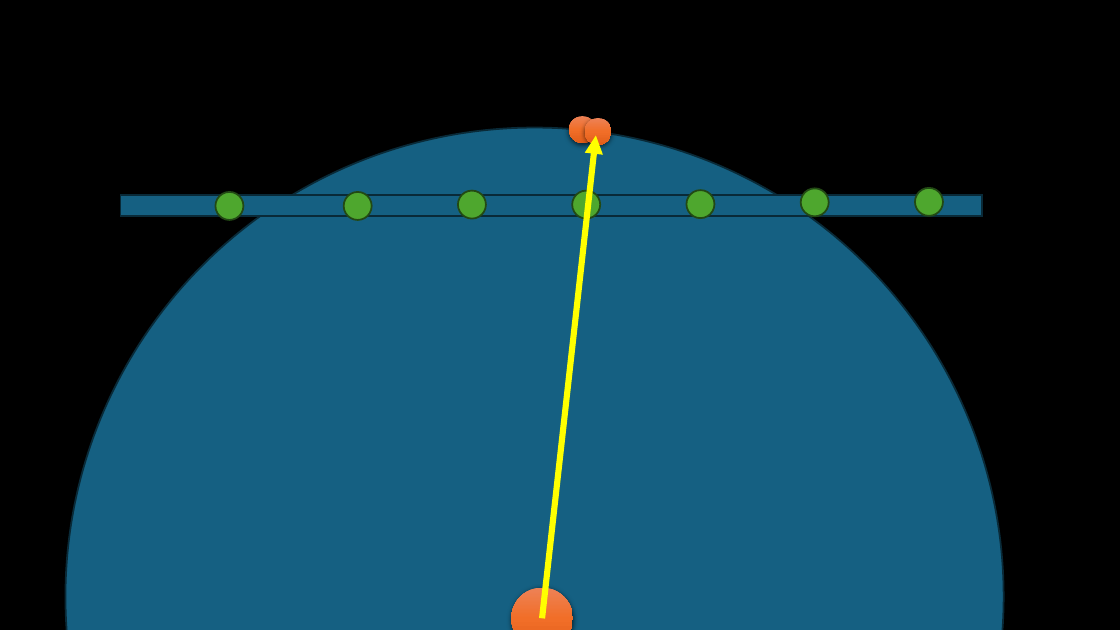
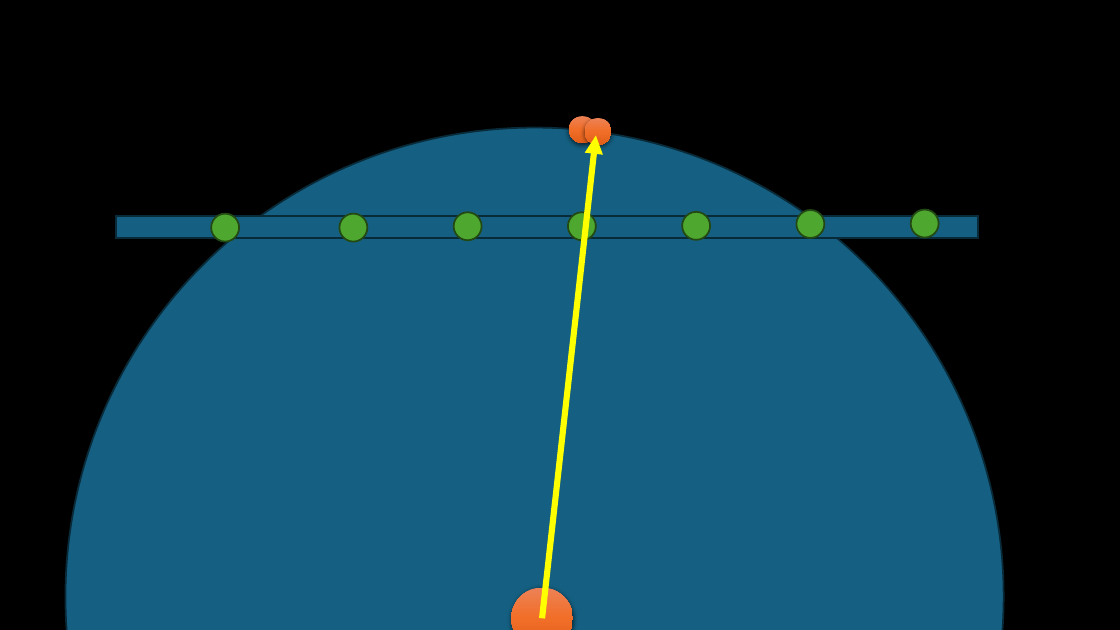
Before and after one commit to FeeneyCodes/GDP202425, a slide deck: slide 10 of 6022_Phys_2_(2025)/Day2Day/W02/Vertlet integration.pptx. Drawn at 1120x630 pixels with LibreOffice and Linux fonts; fonts in the diff are those of the drawing. Boxes give left, top, right and bottom in pixels: in the first picture for what was removed or moved away, otherwise in the second. Text is boxed around its words. In the diff, an @@ line names an element or a change of style, - is before the commit and + after.

```diff
--- a/6022_Phys_2_(2025)/Day2Day/W02/Vertlet integration.pptx
+++ b/6022_Phys_2_(2025)/Day2Day/W02/Vertlet integration.pptx
@@ 7 ellipses, 1 rectangle: place and size @@
-7 ellipses, 1 rectangle at <box>121,188,983,219</box>
+7 ellipses, 1 rectangle at <box>116,209,978,241</box>
```
Also in this commit, not shown: 1 other slide changed, 31 other files.
